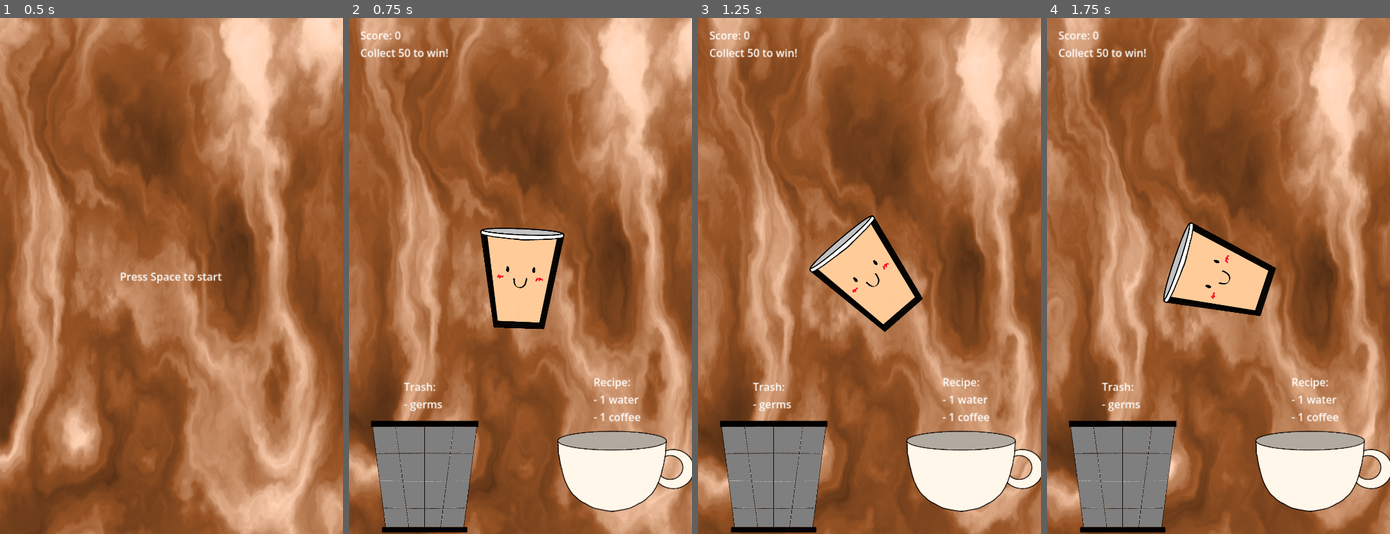
Above: before the commit, frames 1-4 (left to right).
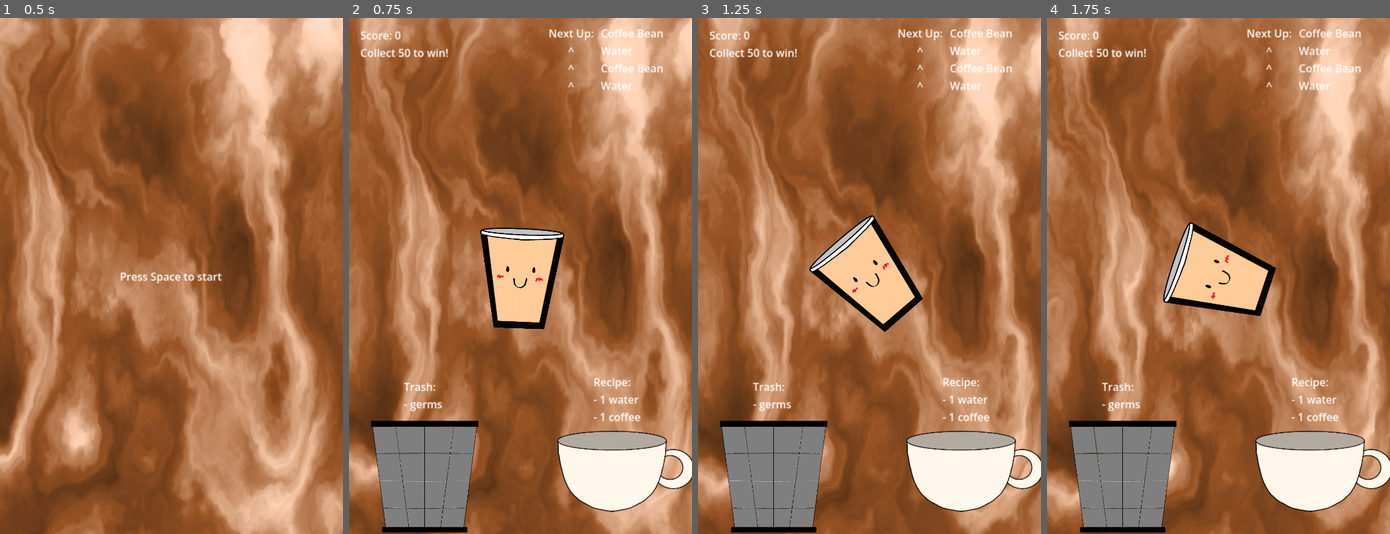
Above: after the commit, the same moments.

Repository: Octoan1/GD2-MG2-Group-3
Game: Godot game, scene res://menus/title.tscn
Two runs of this game, one before a commit and one after it. Both use one fixed random seed, a clock stepped at 60 frames per second and the inputs below. The engine's default icon, where the game draws it, is replaced by a stand-in: a white triangle on a blue panel in a dark square.
Inputs (mouse positions are in pixels of both pictures, inside the frame that each line leads up to):
- Up to frame 1 (0.5 s): no input
- Up to frame 2 (0.75 s): tap Space (action) at 0.5 s; move the mouse to (595, 250) at 0.52 s; hold Space (action) from 0.53 s (still down); click (595, 250) at 0.67 s
- Up to frame 3 (1.25 s): keep holding Space (action)
- Up to frame 4 (1.75 s): move the mouse to (1149, 301) at 1.27 s; release Space (action) at 1.28 s; tap I at 1.35 s; click (1149, 301) at 1.42 s

Frame 1 is identical in both runs. In frame 2, 0.6% of the frame differs, in the area x 58-92%, y 2-14%; in frame 3, 0.6%; in frame 4, 0.6%.

Commit message:
added ingred queue

Diff:
--- a/cup_stuff/cup.gd
+++ b/cup_stuff/cup.gd
@@ -24,6 +24,12 @@
 	if body is IngredientObject:
 		var ingredient: IngredientObject = body
 
-		print(ingredient.name)
-		ingredient.modulate = Color.DARK_GOLDENROD
+		match ingredient.type:
+			Ingredient.Type.COFFEE_BEAN:
+				ingredient.modulate = Color.DARK_GOLDENROD
+			Ingredient.Type.WATER:
+				ingredient.modulate = Color.SKY_BLUE
+			Ingredient.Type.GERM:
+				ingredient.modulate = Color.RED
+
 		ingredient.has_been_in_cup = true
--- a/menus/main.tscn
+++ b/menus/main.tscn
@@ -24,11 +24,12 @@
 
 [node name="ObjectSpawner" parent="." unique_id=123667683 instance=ExtResource("2_k8qw4")]
 
-[node name="WaveSpawner" parent="." unique_id=248348919 node_paths=PackedStringArray("spawn_pos_marker", "object_spawner") instance=ExtResource("3_787nb")]
+[node name="WaveSpawner" parent="." unique_id=248348919 node_paths=PackedStringArray("spawn_pos_marker", "object_spawner", "next_label") instance=ExtResource("3_787nb")]
 start_delay = 2.0
 spawn_pos_marker = NodePath("SpawnPos")
 object_spawner = NodePath("../ObjectSpawner")
 waves = Array[ExtResource("4_i8mlb")]([ExtResource("5_h3p7w"), ExtResource("5_h3p7w"), ExtResource("6_77eub"), ExtResource("5_h3p7w"), ExtResource("7_hnx4n"), ExtResource("8_ciosg"), ExtResource("7_hnx4n"), ExtResource("9_sxub3"), ExtResource("5_h3p7w")])
+next_label = NodePath("../UI/WaveLabel")
 
 [node name="SpawnPos" type="Marker2D" parent="WaveSpawner" unique_id=908576087]
 position = Vector2(2, -748)
@@ -36,6 +37,8 @@
 [node name="Cup" parent="." unique_id=1604033659 instance=ExtResource("10_36uvt")]
 scale = Vector2(3, 3)
 rotation_speed = 1.5
+push_amount = null
+speed_percent = null
 
 [node name="Camera2D" type="Camera2D" parent="." unique_id=56953282]
 
@@ -88,12 +91,34 @@
 script = ExtResource("14_fb1eh")
 
 [node name="DebugLabel" type="Label" parent="UI" unique_id=1612547457]
+visible = false
 layout_mode = 0
 offset_left = 41.5
 offset_top = -373.5
 offset_right = 246.5
 offset_bottom = -350.5
 text = "Selected Ingredient: Water"
+
+[node name="WaveLabel" type="Label" parent="UI" unique_id=691003952]
+layout_mode = 0
+offset_left = 120.0
+offset_top = -373.5
+offset_right = 246.5
+offset_bottom = -298.5
+text = "Water
+Coffee Bean
+Germ"
+
+[node name="NextUpLabel" type="Label" parent="UI" unique_id=1785007920]
+layout_mode = 0
+offset_left = 41.5
+offset_top = -373.5
+offset_right = 113.0
+offset_bottom = -350.5
+text = "Next Up:
+       ^
+       ^
+       ^"
 
 [connection signal="wave_end" from="WaveSpawner" to="Popup" method="_on_wave_end"]
 [connection signal="wave_start" from="WaveSpawner" to="Popup" method="_on_wave_start"]
--- a/object_spawner/coffee/coffee_bean.tscn
+++ b/object_spawner/coffee/coffee_bean.tscn
@@ -12,9 +12,11 @@
 script = ExtResource("1_qlbd3")
 
 [node name="Sprite2D" type="Sprite2D" parent="." unique_id=2067582569]
-scale = Vector2(0.196, 0.2)
+scale = Vector2(0.2, 0.2)
 texture = ExtResource("1_r5rcm")
-offset = Vector2(204.08168, -380)
+offset = Vector2(-25.918335, 31.428604)
+region_enabled = true
+region_rect = Rect2(0, 892.70483, 1416.908, 1507.2952)
 
 [node name="CollisionShape2D" type="CollisionShape2D" parent="." unique_id=667819571]
 shape = SubResource("CircleShape2D_yq3m0")
--- a/object_spawner/germ/germ.tscn
+++ b/object_spawner/germ/germ.tscn
@@ -10,7 +10,7 @@
 collision_layer = 2
 collision_mask = 3
 script = ExtResource("1_n5j8i")
-value = 1
+type = 2
 
 [node name="Sprite2D" type="Sprite2D" parent="." unique_id=1948324836]
 position = Vector2(0, -3.8146973e-06)
--- a/object_spawner/ingredient_object.gd
+++ b/object_spawner/ingredient_object.gd
@@ -3,3 +3,4 @@
 
 @export var value: int = 1
 @export var has_been_in_cup: bool = false
+@export var type: Ingredient.Type
--- a/object_spawner/water/water.tscn
+++ b/object_spawner/water/water.tscn
@@ -10,7 +10,7 @@
 collision_layer = 2
 collision_mask = 3
 script = ExtResource("1_u3seh")
-value = 1
+type = 1
 
 [node name="Sprite2D" type="Sprite2D" parent="." unique_id=1948324836]
 scale = Vector2(0.2201389, 0.21288194)
--- a/project.godot
+++ b/project.godot
@@ -13,7 +13,7 @@
 config/name="MG2 - Group 3"
 run/main_scene="uid://d3runbqkrsy5w"
 config/features=PackedStringArray("4.6", "Forward Plus")
-config/icon="res://sprites/icon.svg"
+config/icon="uid://c7xq5qs4vfxlj"
 
 [autoload]
 
@@ -23,8 +23,6 @@
 
 window/size/viewport_width=1024
 window/size/viewport_height=1536
-window/size/window_width_override=1024
-window/size/window_height_override=1024
 window/stretch/mode="viewport"
 
 [global_group]
--- a/wave_control/wave_spawner.gd
+++ b/wave_control/wave_spawner.gd
@@ -9,6 +9,7 @@
 var spawn_pos: Vector2 # made it originate as Market2D so its more visible in inspector
 @export var object_spawner: ObjectSpawner
 @export var waves: Array[Wave]
+@export var next_label: Label
 
 var time: float = 0
 var prev_spawn_time: float = 0
@@ -27,6 +28,7 @@
 func _ready() -> void:
 	time = -start_delay
 	spawn_pos = spawn_pos_marker.global_position
+	next_label.text = wave_to_string()
 
 # Called every frame. 'delta' is the elapsed time since the previous frame.
 func _process(delta: float) -> void:
@@ -68,9 +70,33 @@
 			sent_waves_complete = true
 			print("Waves complete!")
 
+	#var final_index = current_wave().ingredients.size()-1
+	#if ingredient_index >= final_index:
+		#next_label.text = "Next Ingredient: Nothing"
+	#else:
+		#next_label.text = "Next Ingredient: %d" % current_wave().ingredients[ingredient_index + 1]
+
+func wave_to_string() -> String:
+	var test: String = ""
+	for i in range(ingredient_index, current_wave().ingredients.size()):
+
+		var ingredient = current_wave().ingredients[i]
+
+		match ingredient:
+			Ingredient.Type.WATER:
+				test += "Water\n"
+			Ingredient.Type.COFFEE_BEAN:
+				test += "Coffee Bean\n"
+			Ingredient.Type.GERM:
+				test += "Germ\n"
+
+
+	return test
 
 func spawn_ingredient_random_position(ingredient: Ingredient.Type):
 	# print("Spawn?")
 	object_spawner.spawn_object(ingredient, spawn_pos)
 	prev_spawn_time = time
 	ingredient_index += 1
+
+	next_label.text = wave_to_string()
